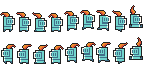
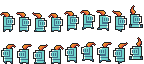
Revision of a layered 144 × 64 image; what changed, layer by layer:
painted on "Pasted Layer" over [96, 42, 112, 63]
